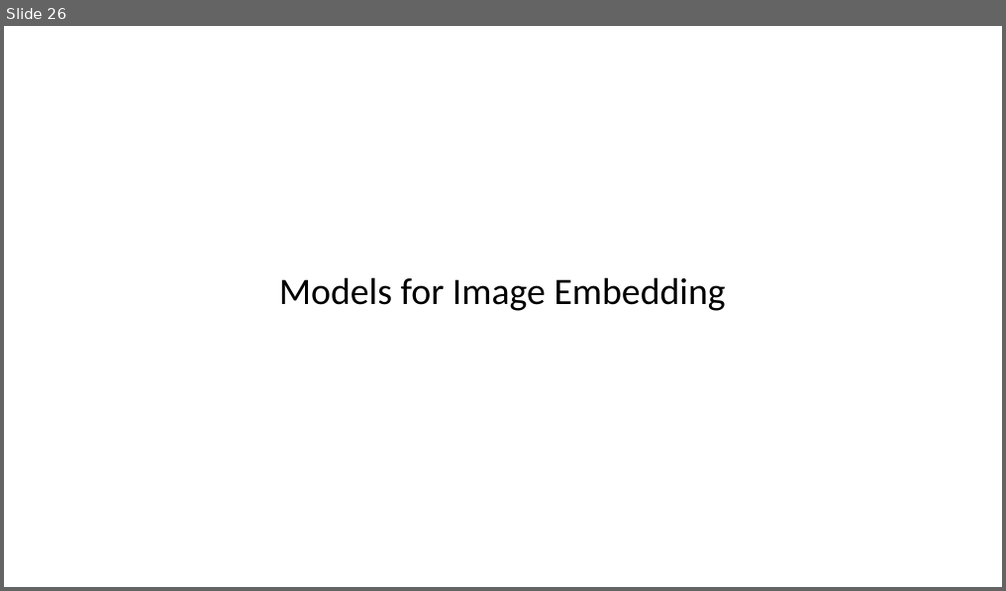
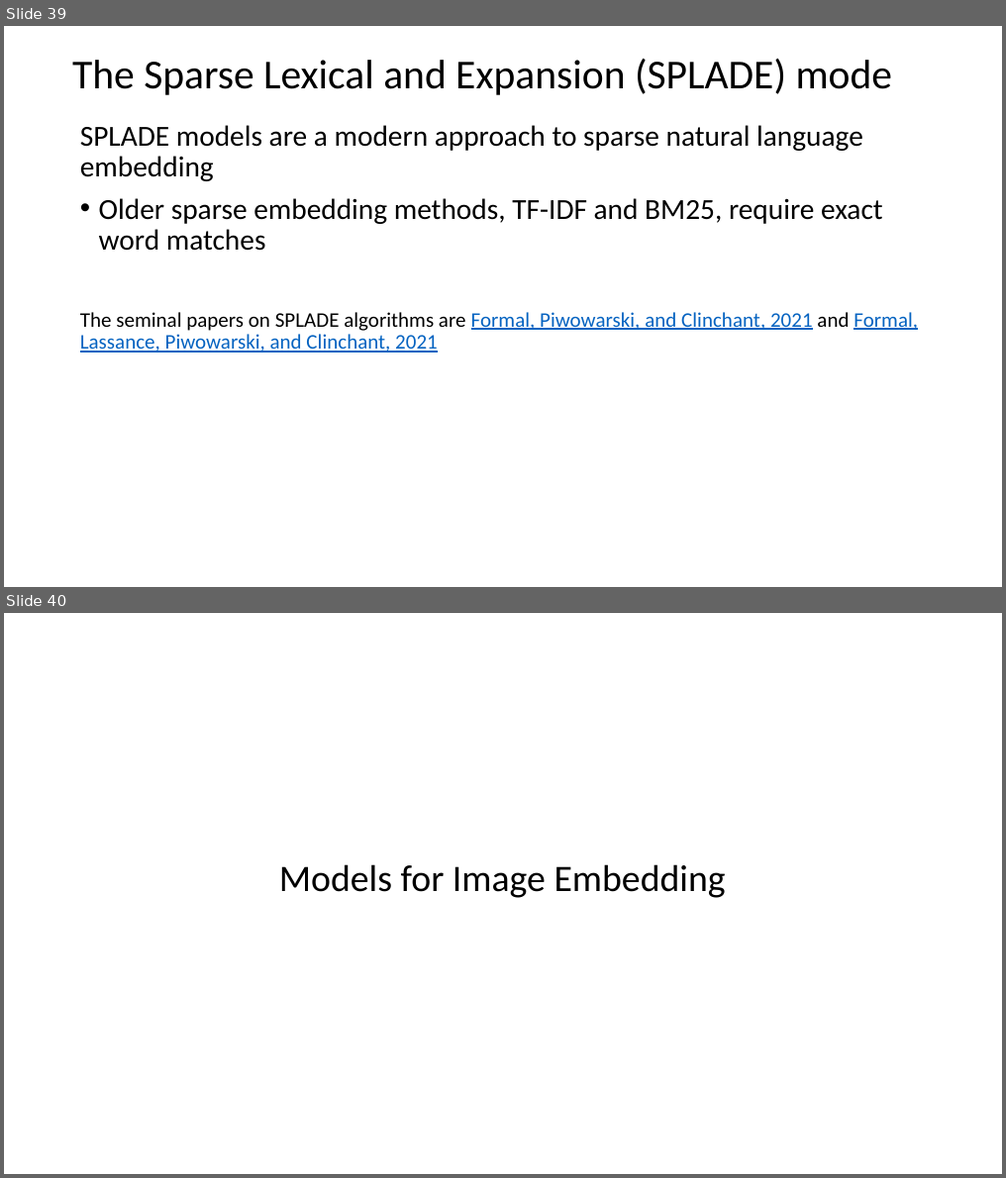
Before and after one commit to harelgabainew/school1, a slide deck: slides/7_DocumentWebSearching.pptx. Shown one above the other, each under a label of ours: slide 26 before the commit, slides 39 and 40 after it. The pictures are 1006x591 and 1006x1178 pixels, drawn with LibreOffice and Linux fonts; fonts in the diff are those of the drawing. Boxes give left, top, right and bottom in pixels: in the first picture for what was removed or moved away, otherwise in the second. Text is boxed around its words. In the diff, an @@ line names an element or a change of style, - is before the commit and + after.

Commit message:
Added slides on sparse search retriever-received model and sparse vector embedding

```diff
--- a/slides/7_DocumentWebSearching.pptx
+++ b/slides/7_DocumentWebSearching.pptx
@@ slide 39 added at (x1=4, y1=26, x2=1002, y2=587), background #FFFFFF @@
@@ title added at (x1=72, y1=58, x2=893, y2=95), 39.6 pt, text #000000 @@
+The Sparse Lexical and Expansion (SPLADE) mode
@@ text added at (x1=80, y1=125, x2=918, y2=353), 28 pt, text #000000 @@
+SPLADE models are a modern approach to sparse natural language embedding
+• Older sparse embedding methods, TF-IDF and BM25, require exact word matches
+The seminal papers on SPLADE algorithms are Formal, Piwowarski, and Clinchant, 2021 and Formal, Lassance, Piwowarski, and Clinchant, 2021
@@ what was slide 26 is now slide 40 @@
```
Also in this commit, not shown: 5 slides changed, 13 other slides added, 57 slides removed.
